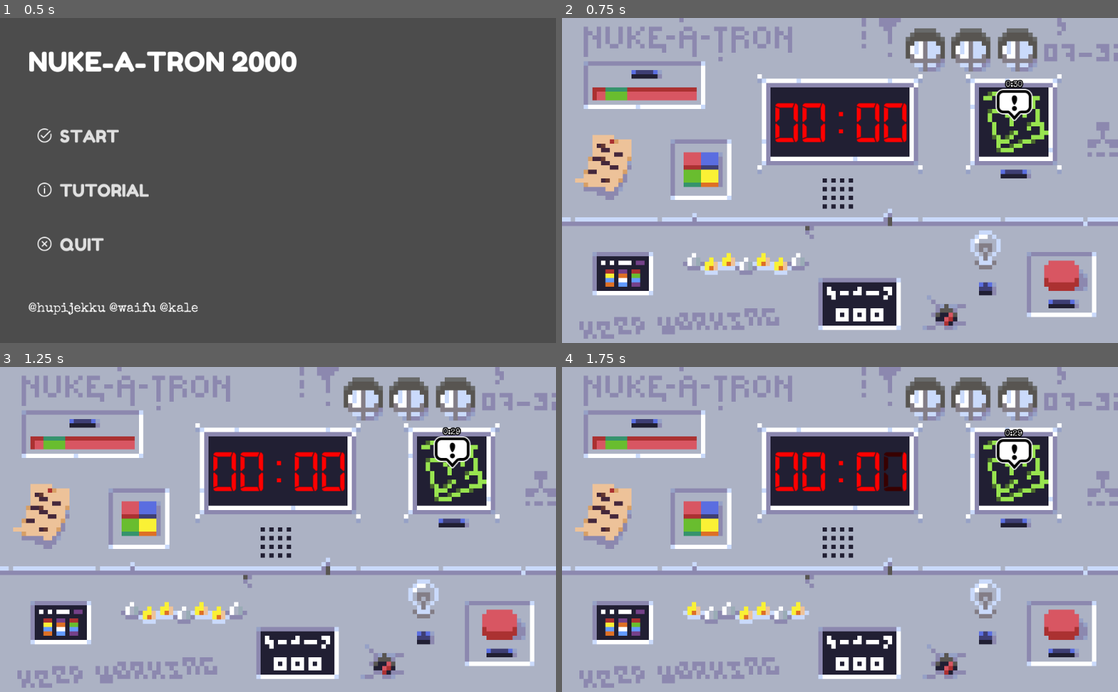
Above: before the commit, frames 1-4 (two rows, left to right).
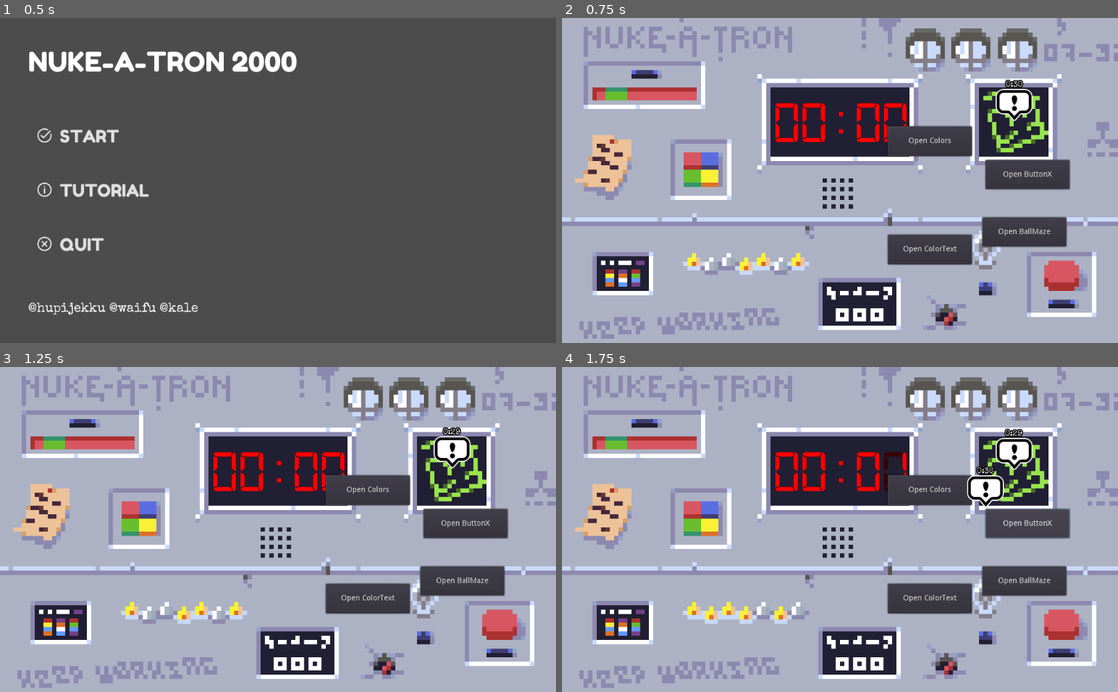
Above: after the commit, the same moments.

Repository: hupijekku/LD46
Game: Godot game, scene res://Scenes/Games/Main.tscn
Two runs of this game, one before a commit and one after it. Both use one fixed random seed, a clock stepped at 60 frames per second and the inputs below.
Inputs (mouse positions are in pixels of both pictures, inside the frame that each line leads up to):
- Up to frame 1 (0.5 s): no input
- Up to frame 2 (0.75 s): click "START" at 0.5 s
- Up to frame 3 (1.25 s): no input
- Up to frame 4 (1.75 s): click (1029, 523) at 1.25 s, where only the run after the commit has a clickable "Open ButtonX"

Frame 1 is identical in both runs. In frame 2, 6.5% of the frame differs, in the area x 21-92%, y 33-80%; in frame 3, 6.5%; in frame 4, 6.8%, in the area x 24-92%, y 30-80%.

Commit message:
Lamps lighting up + shaking

Diff:
--- a/Project/Scenes/Games/Main.tscn
+++ b/Project/Scenes/Games/Main.tscn
@@ -17,6 +17,7 @@
 [ext_resource path="res://Sprites/lights/lights2.png" type="Texture" id=15]
 [ext_resource path="res://Sprites/lamp/lamp1.png" type="Texture" id=16]
 [ext_resource path="res://Sprites/lamp/lamp2.png" type="Texture" id=17]
+[ext_resource path="res://Scripts/Lamps.gd" type="Script" id=18]
 
 [sub_resource type="SpriteFrames" id=1]
 animations = [ {
@@ -324,10 +325,11 @@
 [node name="AnimatedSprite" type="AnimatedSprite" parent="Game"]
 position = Vector2( 339.311, 453.587 )
 frames = SubResource( 1 )
-frame = 3
+frame = 4
 playing = true
 
 [node name="Lamps" type="Node2D" parent="Game"]
+script = ExtResource( 18 )
 
 [node name="Lamp1" type="AnimatedSprite" parent="Game/Lamps"]
 position = Vector2( 673.317, 59.4484 )
@@ -345,7 +347,6 @@
 animation = "Off"
 
 [node name="Button" type="Button" parent="Game"]
-visible = false
 margin_left = 780.0
 margin_top = 262.0
 margin_right = 935.0
@@ -356,7 +357,6 @@
 }
 
 [node name="Button2" type="Button" parent="Game"]
-visible = false
 margin_left = 774.0
 margin_top = 368.0
 margin_right = 929.0
@@ -367,7 +367,6 @@
 }
 
 [node name="Button3" type="Button" parent="Game"]
-visible = false
 margin_left = 600.0
 margin_top = 200.0
 margin_right = 755.0
@@ -375,7 +374,6 @@
 text = "Open Colors"
 
 [node name="Button4" type="Button" parent="Game"]
-visible = false
 margin_left = 600.0
 margin_top = 400.0
 margin_right = 755.0
--- a/Project/Scripts/Globals.gd
+++ b/Project/Scripts/Globals.gd
@@ -24,6 +24,8 @@
 		print("GAME OVER")
 		get_node(main_path).game_over()
 	get_node(main_path + "GUI/Mistakes/").text = "Mistakes: " + str(mistakes)
+	get_node(main_path + "Game/Lamps/").update_lamps(mistakes)
+	shake(0.5, 30, 8)
 
 func _ready():
 	load_game()
--- /dev/null
+++ b/Project/Scripts/Lamps.gd
@@ -0,0 +1,14 @@
+extends Node2D
+
+func _ready():
+	pass
+
+func update_lamps(num):
+	for lamp in get_children():
+		lamp.animation = "Off"
+	if num > 0:
+		$Lamp1.animation = "On"
+	if num > 1:
+		$Lamp2.animation = "On"
+	if num > 2:
+		$Lamp3.animation = "On"
--- a/Project/Scripts/Main.gd
+++ b/Project/Scripts/Main.gd
@@ -87,7 +87,7 @@
 	$GUI/GameOver.play("ShowNote")
 	$Audio/Explosion.play()
 	$Game/Clock.stop_counting()
-	Globals.shake(1, 30, 16)
+	Globals.shake(2, 30, 30)
 	Globals.mistakes = 0
 	Globals.attemps += 1
 	if high_score_beaten:
Not shown: 1 places in Project/Scenes/Games/Main.tscn that only renumber resources
